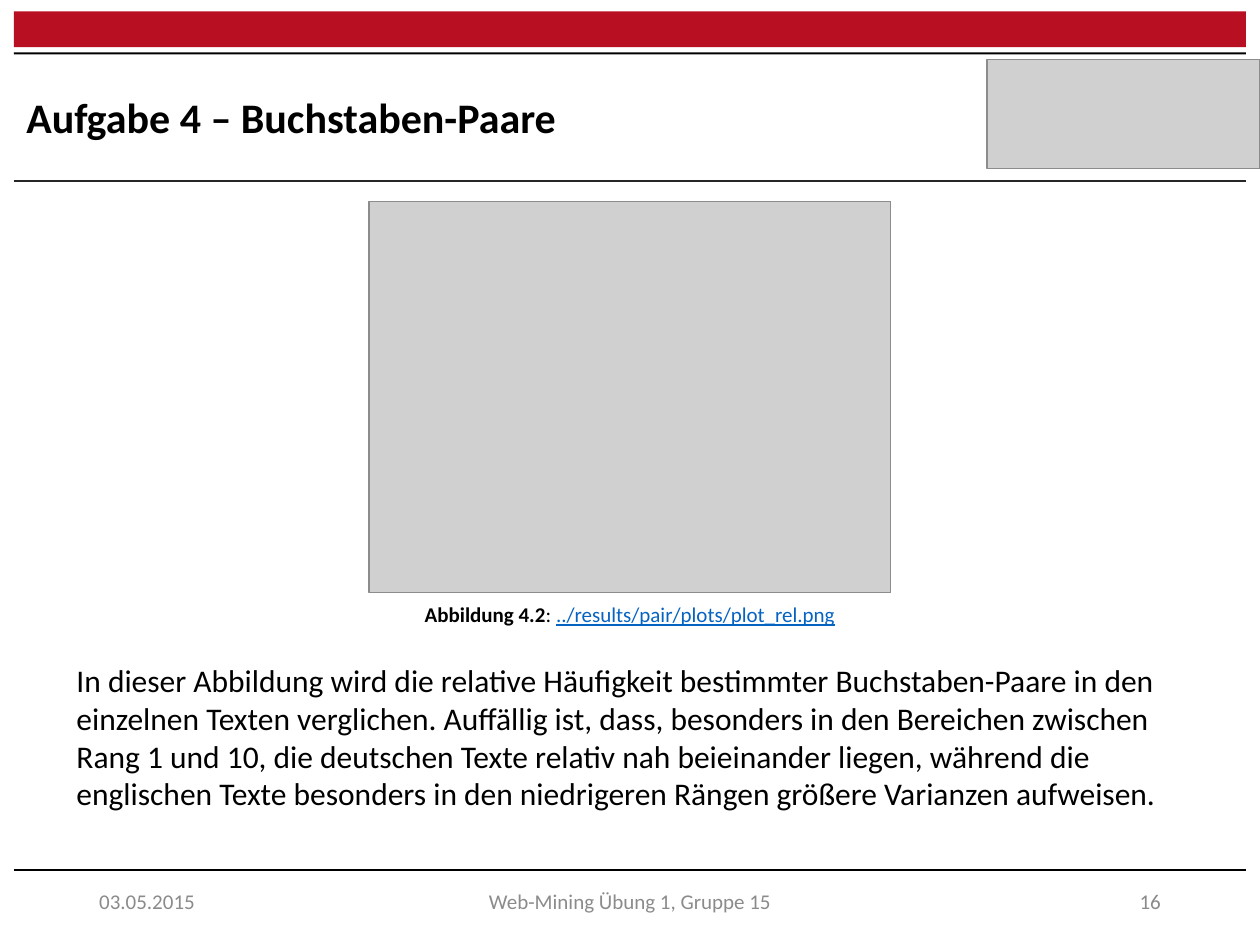
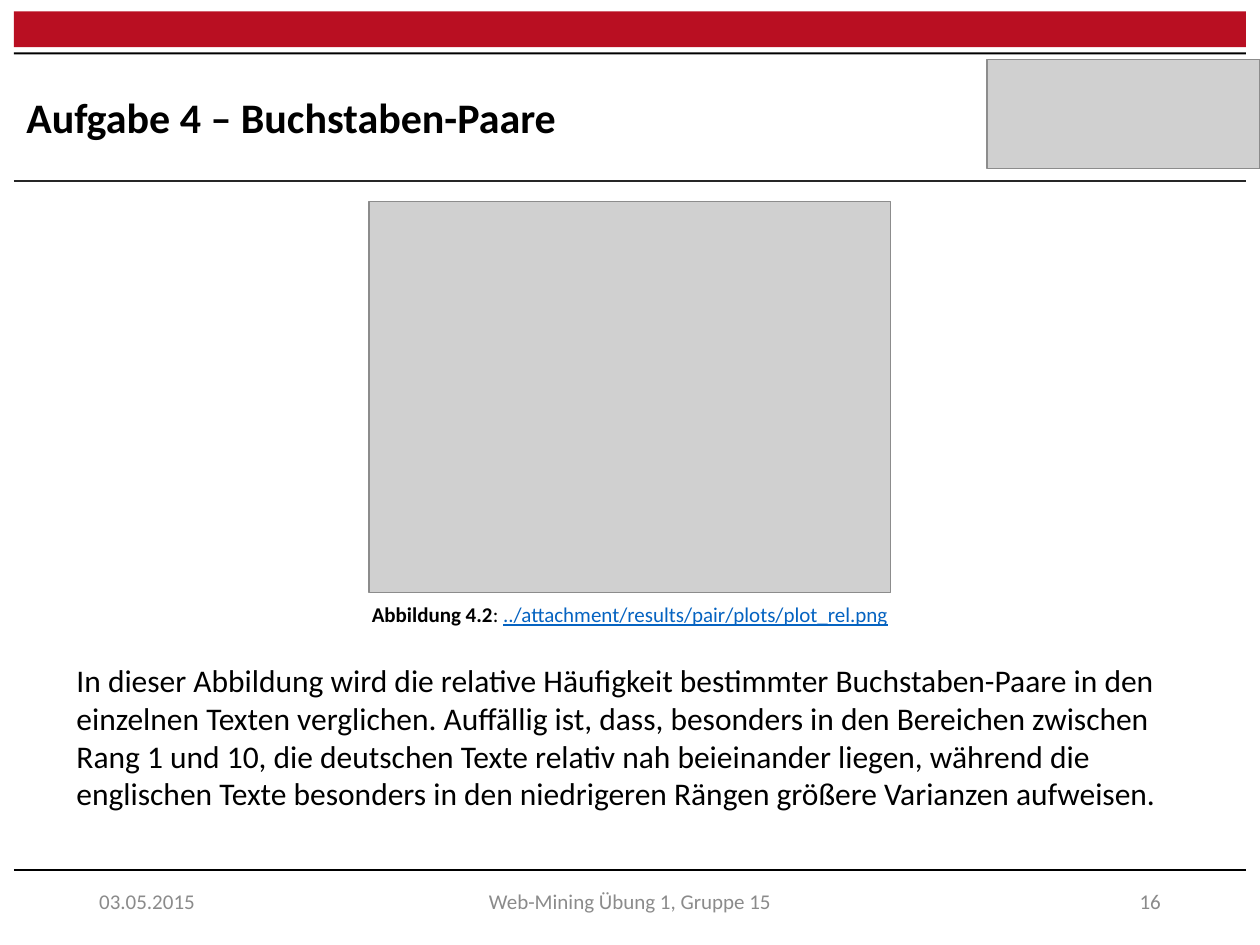
Before and after one commit to raQai/web-mining, a slide deck: slide 17 of ex1/ex1_results.pptx. Drawn at 1260x945 pixels with LibreOffice and Linux fonts; fonts in the diff are those of the drawing; grey boxes stand for pictures. Boxes give left, top, right and bottom in pixels: in the first picture for what was removed or moved away, otherwise in the second. Text is boxed around its words. In the diff, an @@ line names an element or a change of style, - is before the commit and + after.

```diff
--- a/ex1/ex1_results.pptx
+++ b/ex1/ex1_results.pptx
@@ text at bbox=[372, 607, 887, 626]: text changed @@
-Abbildung 4.2: ../results/pair/plots/plot_rel.png
+Abbildung 4.2: ../attachment/results/pair/plots/plot_rel.png
```
Also in this commit, not shown: 10 other slides changed, 1 other file.
